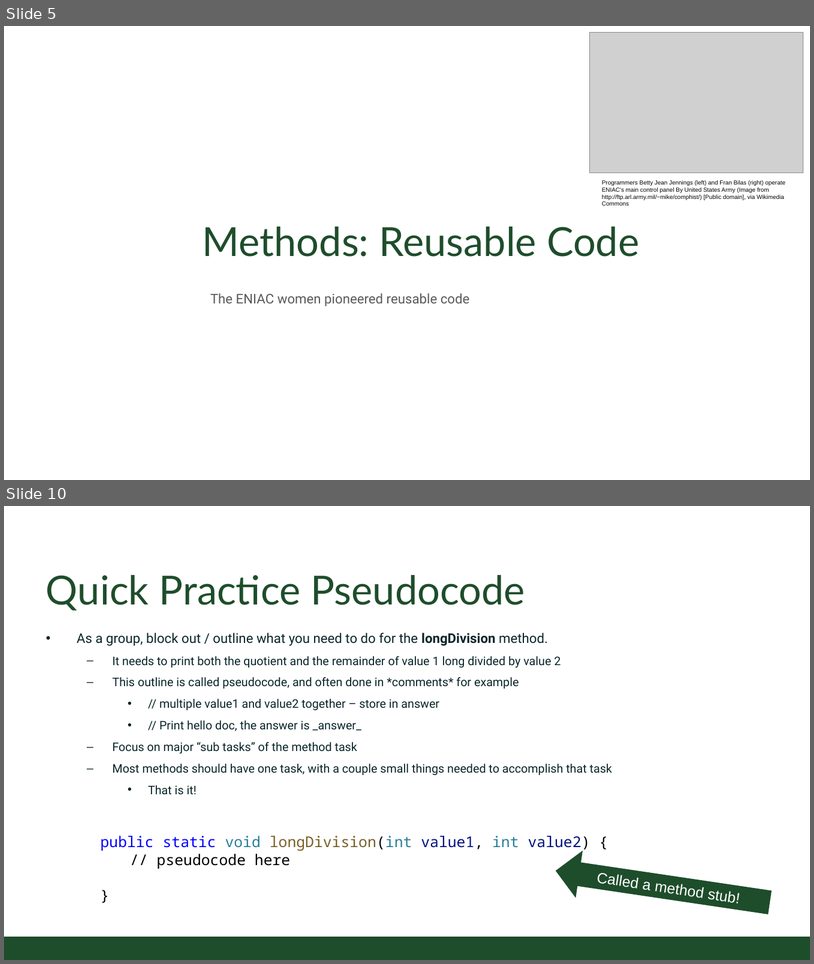
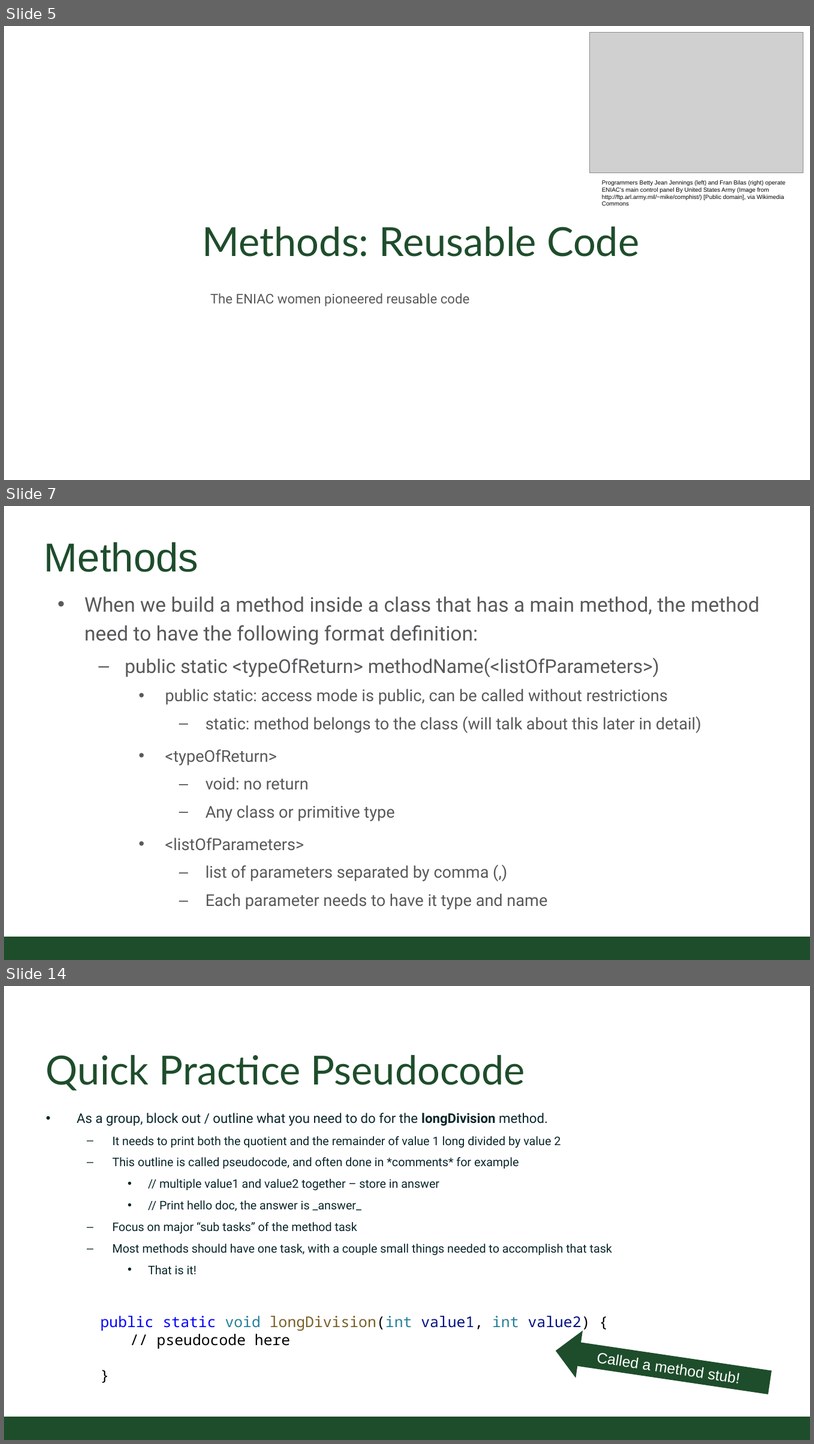
Before and after one commit to CSU-CompSci-CS163-4/Handouts, a slide deck: slides/On-Campus/02_02_ObjectsMethods.pptx. Shown one above the other, each under a label of ours: slides 5 and 10 before the commit, slides 5, 7 and 14 after it; the slides between them are not shown. The pictures are 814x964 and 814x1444 pixels, drawn with LibreOffice and Linux fonts; fonts in the diff are those of the drawing; grey boxes stand for pictures; background and template pictures are left out. Boxes give left, top, right and bottom in pixels: in the first picture for what was removed or moved away, otherwise in the second. Text is boxed around its words. In the diff, an @@ line names an element or a change of style, - is before the commit and + after.

Commit message:
Methods and Objects Lecture updated

```diff
--- a/slides/On-Campus/02_02_ObjectsMethods.pptx
+++ b/slides/On-Campus/02_02_ObjectsMethods.pptx
@@ slide 7 added at <box>4,506,810,960</box>, background #FFFFFF @@
@@ title added at <box>44,542,198,572</box>, 54.4 pt, text #1E4D2B @@
+Methods
@@ text added at <box>84,597,760,909</box>, 22 pt, text #59595B @@
+• When we build a method inside a class that has a main method, the method need to have the following format definition:
+  – public static <typeOfReturn> methodName(<listOfParameters>)
+    • public static: access mode is public, can be called without restrictions
+      – static: method belongs to the class (will talk about this later in detail)
+    • <typeOfReturn>
+      – void: no return
+      – Any class or primitive type
+    • <listOfParameters>
+      – list of parameters separated by comma (,)
+      – Each parameter needs to have it type and name
@@ rectangle added at <box>4,936,810,960</box>, fill #1E4D2B @@
@@ what was slide 10 is now slide 14 @@
```
Also in this commit, not shown: 5 slides changed, 9 other slides added, 5 slides removed.
